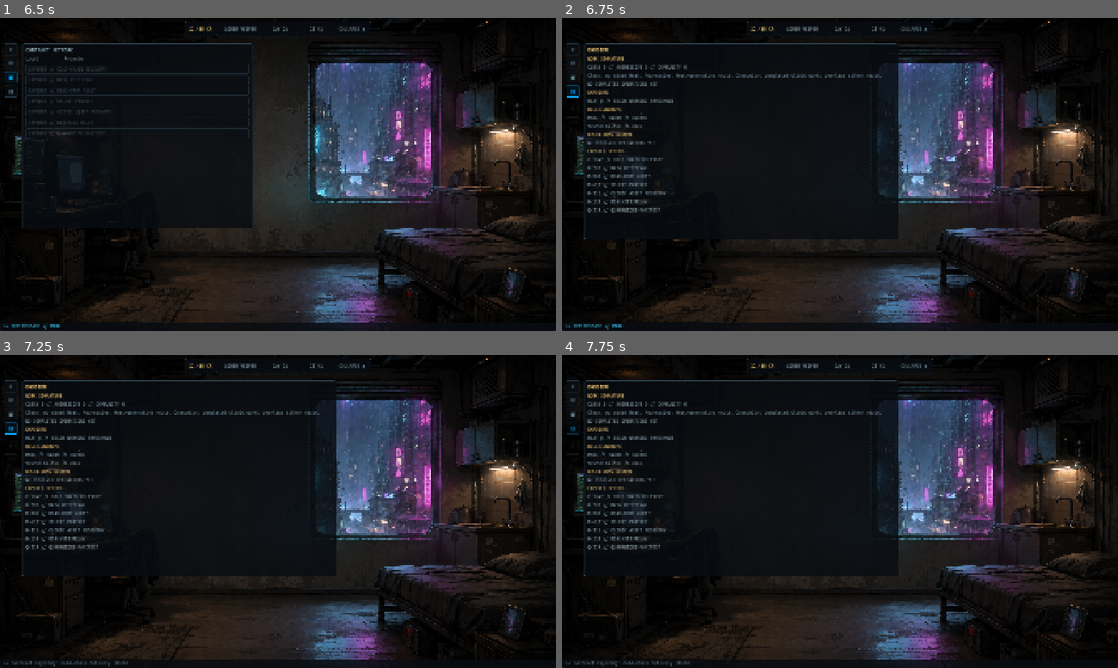
Above: before the commit, frames 1-4 (two rows, left to right).
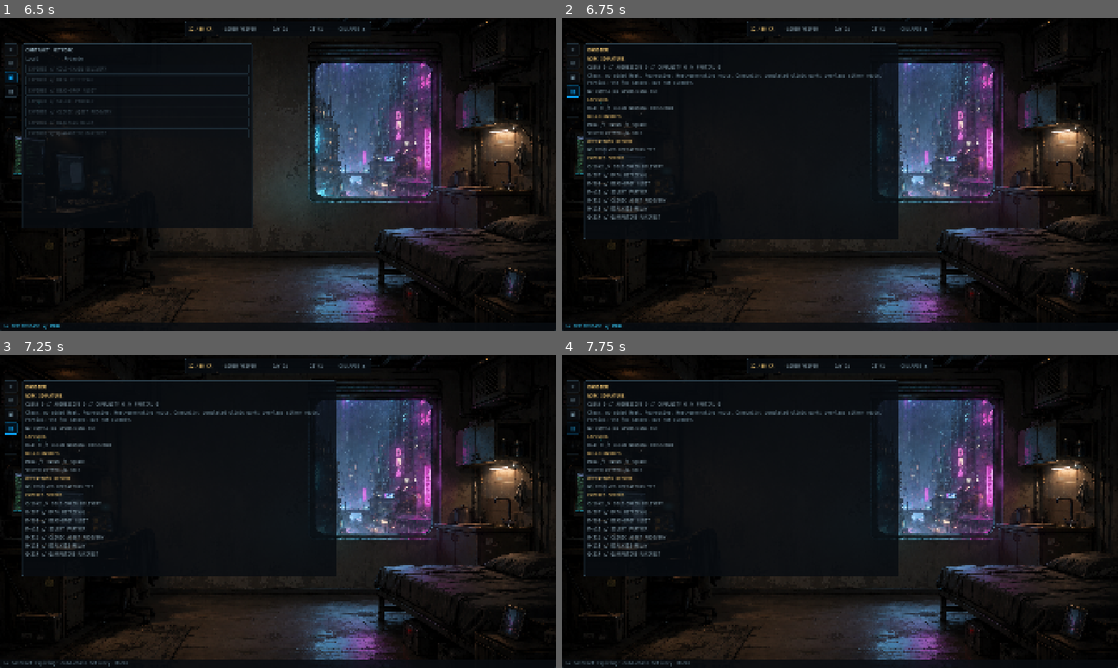
Above: after the commit, the same moments.

Repository: merlinbr/operator
Game: Godot game, scene res://scenes/boot/boot.tscn
Same seed, same stepped clock (60 frames per second), same inputs: the game is played once before the commit and once after it.
Inputs (mouse positions are in pixels of both pictures, inside the frame that each line leads up to):
- Up to frame 1 (6.5 s): click "ENTER OPERATIONS" at 0.5 s; click "GO TO GROUND // 24 HOURS // H…" at 1.25 s; click "GO TO GROUND // 24 HOURS // H…" at 2 s; click "COLLAPSE ▲" at 2.75 s; click "EXPAND ▼" at 3.5 s; click "◈" at 4.25 s; click "✉" at 5 s; click "▣" at 5.75 s
- Up to frame 2 (6.75 s): click "▤" at 6.5 s
- Up to frame 3 (7.25 s): no input
- Up to frame 4 (7.75 s): tap Enter (ui_accept) at 7.25, 7.52 s; move the mouse to (962, 495) at 7.27 s; click (962, 495) at 7.42 s

Frame 1 is identical in both runs. In frame 2, 2.2% of the frame differs, in the area x 4-29%, y 14-65%; in frame 3, 2.2%; in frame 4, 2.2%.

Commit message:
feat: record partial operations in the dossier

Diff:
--- a/autoload/game_state.gd
+++ b/autoload/game_state.gd
@@ -262,7 +262,7 @@
 	return snapshot
 
 func dossier_snapshot() -> Dictionary:
-	var signature := {"clean": 0, "aggressive": 0, "community": 0}
+	var signature := {"clean": 0, "aggressive": 0, "community": 0, "partial": 0}
 	var operations: Array[Dictionary] = []
 	var expired_offers: Array[Dictionary] = []
 	var heat_band := "BELOW WARNING THRESHOLD"
@@ -275,14 +275,17 @@
 				"id": contract.id, "code": contract.code, "title": contract.title,
 			})
 			continue
-		if contract.status != &"completed" and contract.status != &"failed":
+		if contract.status != &"completed" and contract.status != &"failed" \
+				and contract.status != &"partial":
 			continue
 		var outcome := "DEADLINE MISSED"
 		if contract.resolution_id != &"deadline_missed":
 			var choice := _choice(contract.complication.choices,
 				StringName(str(contract.resolution_id)))
 			outcome = String(choice.label)
-			if contract.status == &"completed":
+			if contract.status == &"partial":
+				signature.partial += 1
+			elif contract.status == &"completed":
 				if int(choice.heat_delta) == 0:
 					signature.clean += 1
 				elif int(choice.heat_delta) > 0:
--- a/scenes/modules/dossier/dossier_panel.gd
+++ b/scenes/modules/dossier/dossier_panel.gd
@@ -46,10 +46,11 @@
 	title.add_theme_font_size_override("font_size", 17)
 	_add_label("WORK SIGNATURE", true)
 	var signature: Dictionary = snapshot.signature
-	_add_label("CLEAN %d // AGGRESSIVE %d // COMMUNITY %d" % [
-		signature.clean, signature.aggressive, signature.community])
+	_add_label("CLEAN %d // AGGRESSIVE %d // COMMUNITY %d // PARTIAL %d" % [
+		signature.clean, signature.aggressive, signature.community, signature.partial])
 	_add_label("Clean: no added Heat. Aggressive: Heat-generating route. "
-		+ "Community: completed clinic work; overlaps either route.")
+		+ "Community: completed clinic work; overlaps either route. "
+		+ "Partial: the job landed, but not cleanly.")
 	var explanation := _content.get_child(_content.get_child_count() - 1) as Label
 	explanation.add_theme_color_override("font_color", COLOR_DIM)
 	if int(signature.clean) + int(signature.aggressive) == 0:
--- a/tests/test_dossier.gd
+++ b/tests/test_dossier.gd
@@ -10,7 +10,7 @@
 func _run() -> void:
 	var gs := GameStateScript.new()
 	var fresh: Dictionary = gs.dossier_snapshot()
-	check(fresh.signature == {"clean": 0, "aggressive": 0, "community": 0}
+	check(fresh.signature == {"clean": 0, "aggressive": 0, "community": 0, "partial": 0}
 		and fresh.operations.is_empty() and fresh.expired_offers.is_empty(),
 		"fresh profile has no historical work")
 	_resolve(gs, &"cold_chain_delivery", &"pay_fee")
@@ -20,7 +20,7 @@
 	_resolve(gs, &"clinic_asset_recovery", &"maintenance_bypass")
 	gs.heat = 9
 	var populated: Dictionary = gs.dossier_snapshot()
-	check(populated.signature == {"clean": 4, "aggressive": 1, "community": 1},
+	check(populated.signature == {"clean": 4, "aggressive": 1, "community": 1, "partial": 0},
 		"clinic completion overlaps aggressive work")
 	check(populated.operations.map(func(row: Dictionary): return row.id)
 		== [&"cold_chain_delivery", &"data_retrieval", &"dead_drop_audit",
@@ -29,6 +29,19 @@
 	check(populated.operations[1].outcome == "SPOOF SERVICE CREDENTIALS"
 		and populated.operations[3].outcome == "CALL IN MARA'S FAVOR",
 		"current Heat and spent favor do not hide historical actions")
+
+	var degraded := GameStateScript.new()
+	_resolve(degraded, &"cold_chain_delivery", &"pay_fee")
+	degraded.heat = 4
+	_resolve(degraded, &"data_retrieval", &"spoof_credentials")
+	var degraded_snapshot: Dictionary = degraded.dossier_snapshot()
+	check(degraded_snapshot.signature == {"clean": 1, "aggressive": 0,
+		"community": 0, "partial": 1},
+		"a degraded route counts as partial without claiming clean work")
+	check(degraded_snapshot.operations.any(func(row: Dictionary) -> bool:
+		return row.id == &"data_retrieval" and row.status == &"partial" and row.outcome == "SPOOF SERVICE CREDENTIALS"),
+		"partial operations stay in the record with their response label")
+	degraded.free()
 	check(gs.go_to_ground(), "history scenario can lower Heat")
 	check(gs.dossier_snapshot().signature == populated.signature,
 		"lowering current Heat does not rewrite work signature")
@@ -71,7 +84,7 @@
 	_resolve(aborted, &"cold_chain_delivery", &"abort")
 	check(aborted.dossier_snapshot().operations[0].status == &"failed"
 		and aborted.dossier_snapshot().signature
-			== {"clean": 0, "aggressive": 0, "community": 0},
+			== {"clean": 0, "aggressive": 0, "community": 0, "partial": 0},
 		"abort is recorded but never counted as clean work")
 	check(aborted.accept_contract(&"data_retrieval"), "accept deadline scenario")
 	var active_cutoff: int = aborted.get_contract(&"data_retrieval").deadline_at_minute
@@ -84,7 +97,7 @@
 		func(row: Dictionary): return row.id == &"data_retrieval")
 	check(failed_job.size() == 1 and failed_job[0].status == &"failed"
 		and failed_job[0].outcome == "DEADLINE MISSED"
-		and missed.signature == {"clean": 0, "aggressive": 0, "community": 0},
+		and missed.signature == {"clean": 0, "aggressive": 0, "community": 0, "partial": 0},
 		"active deadline failure is recorded without route credit")
 	aborted.free()
 
@@ -95,6 +108,6 @@
 	check(offers.operations.is_empty()
 		and offers.expired_offers.any(func(row: Dictionary):
 			return row.id == &"cold_chain_delivery")
-		and offers.signature == {"clean": 0, "aggressive": 0, "community": 0},
+		and offers.signature == {"clean": 0, "aggressive": 0, "community": 0, "partial": 0},
 		"unaccepted expiry is separate from undertaken work")
 	expired.free()
